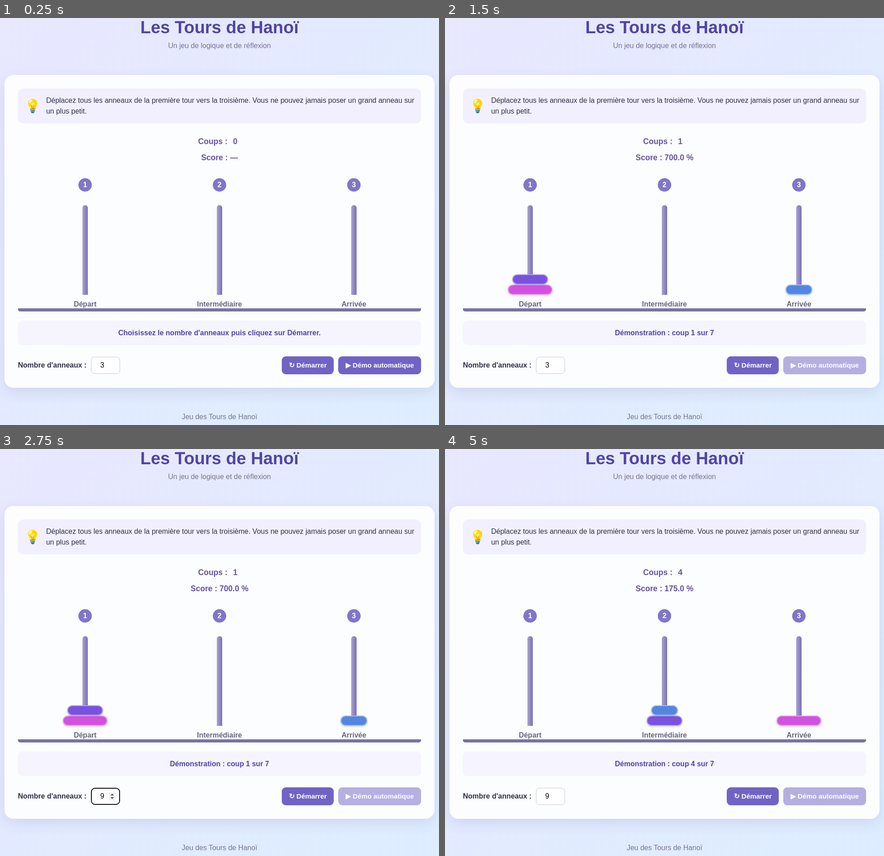
Above: before the commit, frames 1-4 (two rows, left to right).
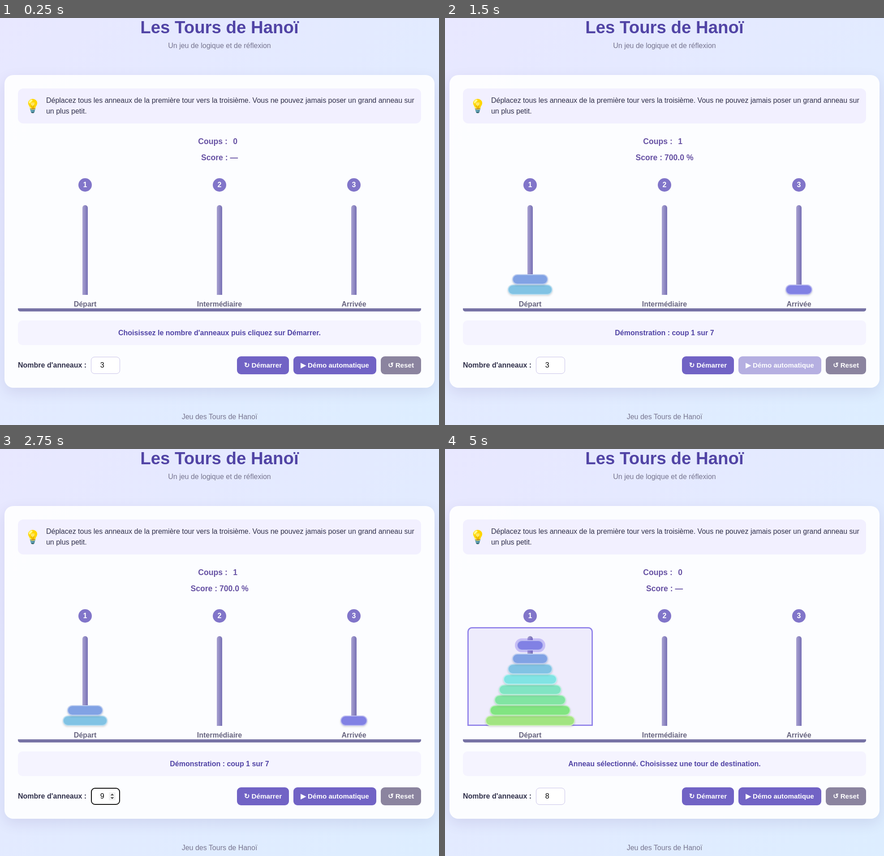
Above: after the commit, the same moments.

Repository: kathosseni/hanoi-game
Game: browser game, page index.html
The game is run twice, just before and just after one commit, with the same random seed, the same clock (stepped at 60 frames per second) and the same inputs.
Inputs (mouse positions are in pixels of both pictures, inside the frame that each line leads up to):
- Up to frame 1 (0.25 s): no input
- Up to frame 2 (1.5 s): click "▶ Démo automatique" at 0.27 s; click (528, 245) at 1.27 s
- Up to frame 3 (2.75 s): click "↻ Démarrer" at 1.87 s; click "▶ Démo automatique" at 2.02 s; click (105, 794) at 2.47 s; type "9" at 2.47 s; tap Enter at 2.5 s
- Up to frame 4 (5 s): click (800, 676) at 3.07 s; click (778, 794) at 3.27 s, where only the run after the commit has a clickable "▶ Démo automatique"; click (528, 721) at 3.67 s; click (528, 689) at 4.27 s; click (844, 794) at 4.52 s, where only the run after the commit has a clickable "↺ Reset"; click (528, 709) at 4.87 s

The runs differ from the first frame. In frame 1, 1.1% of the frame differs, in the area x 53-96%, y 83-88%; in frame 2, 2.0%; in frame 3, 2.0%; in frame 4, 5.4%, in the area x 5-96%, y 29-88%.

Commit message:
Reset button added

Diff:
--- a/index.html
+++ b/index.html
@@ -33,7 +33,8 @@
             </div>
 
             <div class="score">
-                Score : <span id="score">—</span>
+                <span id="libelle-score">Score :</span>
+                <span id="score">—</span>
             </div>
 
             <div id="plateau">
@@ -80,6 +81,8 @@
                 <div class="boutons">
                     <button id="btn-demarrer">↻ Démarrer</button>
                     <button id="btn-demo">▶ Démo automatique</button>
+                    <button id="btn-reset">↺ Reset</button>
+                </div>
                 </div>
 
             </div>
--- a/script.js
+++ b/script.js
@@ -3,9 +3,8 @@
    VARIABLES DU JEU
 ============================== */
 
-// Chaque tableau représente une tour.
-// Le dernier élément est l'anneau situé au sommet.
-
+// État du jeu : trois tableaux représentant les trois tours.
+// Le dernier élément de chaque tableau est l'anneau du dessus.
 let etatJeu = [[], [], []];
 
 let tourSelectionnee = null;
@@ -13,22 +12,30 @@
 let tourInvalide = null;
 
 let nombreAnneaux = 0;
-
-// Gestion de la démonstration
+let nombreCoups = 0;
+let score = 0;
+
 let demoEnCours = false;
 let jetonDemo = 0;
 
-let nombreCoups = 0;
-let score = 0;
-
-// Éléments HTML
+
+/* ==============================
+   ÉLÉMENTS HTML
+============================== */
+
 const tours = document.querySelectorAll(".tour");
 const champNbAnneaux = document.querySelector("#nb-anneaux");
+
 const boutonDemarrer = document.querySelector("#btn-demarrer");
 const boutonDemo = document.querySelector("#btn-demo");
+const boutonReset = document.querySelector("#btn-reset");
+
 const message = document.querySelector("#message");
-const compteurCoups = document.getElementById("compteur-coups");
-const affichageScore = document.getElementById("score");
+
+const compteurCoups = document.querySelector("#compteur-coups");
+const affichageScore = document.querySelector("#score");
+const libelleScore = document.querySelector("#libelle-score");
+
 
 /* ==============================
    VÉRIFICATION DES DÉPLACEMENTS
@@ -36,28 +43,26 @@
 
 function deplacementValide(de, vers) {
 
-    // Vérification des indices
-    if (de < 0 || de > 2 || vers < 0 || vers > 2) {
-        return false;
-    }
-
-    // Une tour ne peut pas être sa propre destination
-    if (de === vers) {
+    // Vérifier les indices des tours
+    if (
+        de < 0 || de > 2 ||
+        vers < 0 || vers > 2 ||
+        de === vers
+    ) {
         return false;
     }
 
     const pileDepart = etatJeu[de];
     const pileDestination = etatJeu[vers];
 
-    // La tour de départ doit contenir un anneau
+    // Vérifier que la tour de départ n'est pas vide
     if (pileDepart.length === 0) {
         return false;
     }
 
-    const anneauDeplace =
-        pileDepart[pileDepart.length - 1];
-
-    // Une tour vide accepte n'importe quel anneau
+    const anneauDeplace = pileDepart[pileDepart.length - 1];
+
+    // Une tour vide peut recevoir n'importe quel anneau
     if (pileDestination.length === 0) {
         return true;
     }
@@ -78,9 +83,10 @@
 
     tours.forEach((tour, index) => {
 
-        // L'affichage est reconstruit depuis l'état du jeu
+        // Vider le contenu de la tour
         tour.innerHTML = "";
 
+        // Gérer la sélection et les erreurs
         tour.classList.toggle(
             "selectionnee",
             tourSelectionnee === index
@@ -91,26 +97,23 @@
             tourInvalide === index
         );
 
-        // Création des anneaux de la tour
-        etatJeu[index].forEach((taille) => {
+        // Créer les anneaux à partir de l'état du jeu
+        etatJeu[index].forEach(taille => {
 
             const anneau = document.createElement("div");
 
             anneau.classList.add("anneau");
 
-            // Largeur proportionnelle à la taille
-            anneau.style.width =
-                (40 + taille * 20) + "px";
+            // Largeur proportionnelle à la taille de l'anneau
+            anneau.style.width = (40 + taille * 20) + "px";
 
             // Couleur différente selon la taille
-            const teinte = (taille * 38 + 180) % 360;
-
             anneau.style.backgroundColor =
-                `hsl(${teinte}, 70%, 60%)`;
-
-            // Mise en évidence de l'anneau sélectionné
+                `hsl(${260 - taille * 20}, 65%, 70%)`;
+
+            // Mettre en évidence uniquement l'anneau du dessus
             if (
-                tourSelectionnee === index &&
+                index === tourSelectionnee &&
                 taille === anneauSelectionne
             ) {
                 anneau.classList.add("selectionne");
@@ -123,62 +126,107 @@
 
 
 /* ==============================
-   DÉMARRAGE / RÉINITIALISATION
+   COMPTEUR ET SCORE
+============================== */
+
+// Calculer le score en fonction du nombre minimal de coups
+function calculerScore() {
+
+    const coupsMinimum = Math.pow(2, nombreAnneaux) - 1;
+
+    if (nombreCoups === 0) {
+        score = 0;
+    } else {
+        score = (coupsMinimum / nombreCoups) * 100;
+    }
+
+    return score;
+}
+
+
+// Afficher le score
+function afficherScore() {
+
+    const resultat = calculerScore();
+
+    affichageScore.textContent =
+        nombreCoups === 0
+            ? "—"
+            : resultat.toFixed(1) + " %";
+}
+
+
+// Enregistrer un déplacement valide
+function enregistrerCoup() {
+
+    nombreCoups++;
+
+    compteurCoups.textContent = nombreCoups;
+
+    afficherScore();
+}
+
+
+/* ==============================
+   DÉMARRER UNE NOUVELLE PARTIE
 ============================== */
 
 function demarrer() {
 
-    // Invalidation d'une éventuelle démonstration en cours
+    // Interrompre une éventuelle démonstration
     jetonDemo++;
-
     demoEnCours = false;
+
     boutonDemo.disabled = false;
 
-    // Réinitialisation du compteur de coups
-    nombreCoups = 0;
-    compteurCoups.textContent = nombreCoups;
-    score = 0;
-    affichageScore.textContent = "—";
-
-    // Lecture du nombre d'anneaux
-    let valeur = parseInt(champNbAnneaux.value, 10);
-
-    if (Number.isNaN(valeur)) {
-        valeur = 3;
-    }
-
-    // Limitation entre 1 et 8
-    nombreAnneaux = Math.max(1, Math.min(8, valeur));
+    // Lire et limiter le nombre d'anneaux entre 1 et 8
+    nombreAnneaux = parseInt(champNbAnneaux.value, 10);
+
+    if (isNaN(nombreAnneaux)) {
+        nombreAnneaux = 3;
+    }
+
+    nombreAnneaux = Math.max(1, Math.min(8, nombreAnneaux));
 
     champNbAnneaux.value = nombreAnneaux;
 
-    // Réinitialisation des trois tours
+    // Réinitialiser les trois tours
     etatJeu = [[], [], []];
 
-    // Tous les anneaux sont placés sur la première tour
+    // Placer tous les anneaux sur la première tour
     for (let i = nombreAnneaux; i >= 1; i--) {
         etatJeu[0].push(i);
     }
 
-    // Réinitialisation des sélections
+    // Réinitialiser les sélections
     tourSelectionnee = null;
     anneauSelectionne = null;
     tourInvalide = null;
 
+    // Réinitialiser le compteur
+    nombreCoups = 0;
+    compteurCoups.textContent = nombreCoups;
+
+    // Réinitialiser le score
+    score = 0;
+    affichageScore.textContent = "—";
+    libelleScore.textContent = "Score :";
+
+    // Afficher le message
     message.textContent =
-        "Partie démarrée ! Déplacez les anneaux vers la troisième tour.";
+        "Nouvelle partie ! Déplacez les anneaux vers la troisième tour.";
 
     rendre();
 }
 
 
 /* ==============================
-   DÉPLACEMENTS MANUELS
+   JEU MANUEL
 ============================== */
 
 function cliquerTour(index) {
 
-    // Les clics sont ignorés pendant la démonstration
+    // Ignorer les clics pendant la démonstration
     if (demoEnCours) {
         return;
     }
@@ -187,27 +235,27 @@
 
     const pile = etatJeu[index];
 
-    // Aucun anneau n'est sélectionné
+    // Aucun anneau n'est actuellement sélectionné
     if (tourSelectionnee === null) {
 
-        // La tour est vide
+        // Empêcher la sélection d'une tour vide
         if (pile.length === 0) {
 
             if (nombreAnneaux === 0) {
                 message.textContent =
                     "Cette tour est vide. Cliquez sur Démarrer pour jouer.";
             } else {
-                message.textContent =
-                    "Cette tour est vide.";
+                message.textContent = "Cette tour est vide.";
             }
 
             rendre();
             return;
         }
 
-        // Sélection du dernier anneau de la pile
+        // Sélectionner uniquement l'anneau du dessus
+        anneauSelectionne = pile[pile.length - 1];
+
         tourSelectionnee = index;
-        anneauSelectionne = pile[pile.length - 1];
 
         message.textContent =
             "Anneau sélectionné. Choisissez une tour de destination.";
@@ -216,7 +264,7 @@
         return;
     }
 
-    // Un clic sur la même tour annule la sélection
+    // Cliquer à nouveau sur la tour sélectionnée annule la sélection
     if (tourSelectionnee === index) {
 
         tourSelectionnee = null;
@@ -228,7 +276,7 @@
         return;
     }
 
-    // Vérification de la validité du déplacement
+    // Vérifier si le déplacement est autorisé
     if (!deplacementValide(tourSelectionnee, index)) {
 
         tourInvalide = index;
@@ -240,18 +288,15 @@
         return;
     }
 
-    // Déplacement de l'anneau
+    // Effectuer le déplacement
     const anneau = etatJeu[tourSelectionnee].pop();
 
     etatJeu[index].push(anneau);
 
-    // Increment du compteur de coups
-    nombreCoups++;
-    compteurCoups.textContent = nombreCoups;
-    afficherScore();
-
-
-    // Réinitialisation de la sélection
+    // Incrémenter le compteur et actualiser le score
+    enregistrerCoup();
+
+    // Réinitialiser les sélections
     tourSelectionnee = null;
     anneauSelectionne = null;
     tourInvalide = null;
@@ -260,65 +305,14 @@
 
     rendre();
 
+    // Vérifier si la partie est terminée
     verifierVictoire();
 }
 
-// ==============================
-// CALCUL DU SCORE
-// ==============================
-
-function calculerScore() {
-    const coupsMinimum = Math.pow(2, nombreAnneaux) - 1;
-
-    if (nombreCoups === 0) {
-        score = 0;
-    } else {
-        score = (coupsMinimum / nombreCoups) * 100;
-    }
-
-    return score;
-}
-
-function afficherScore() {
-    const resultat = calculerScore();
-
-    affichageScore.textContent =
-        nombreCoups === 0
-            ? "—"
-            : resultat.toFixed(1) + " %";
-}
-
-
-/* ==============================
-   VÉRIFICATION DE LA VICTOIRE
-============================== */
-
-function verifierVictoire() {
-
-    if (
-        nombreAnneaux > 0 &&
-        etatJeu[2].length === nombreAnneaux
-    ) {
-
-        message.textContent =
-            "🎉 Félicitations ! Vous avez résolu les Tours de Hanoï !";
-
-        tourSelectionnee = null;
-        anneauSelectionne = null;
-
-        rendre();
-    }
-}
-
-
-/* ==============================
-   CALCUL DE LA SOLUTION
-============================== */
-
-// Cette fonction calcule uniquement la liste des coups.
-// Elle ne modifie ni etatJeu ni le DOM.
-//
-// Chaque coup est un tableau : [tourDepart, tourArrivee].
+
+/* ==============================
+   CALCUL RÉCURSIF DE LA SOLUTION
+============================== */
 
 function resoudre(n, de, vers, via) {
 
@@ -326,7 +320,7 @@
 
     function deplacer(nombre, depart, arrivee, intermediaire) {
 
-        // Cas de base : un seul anneau
+        // Cas de base : déplacer un seul anneau
         if (nombre === 1) {
 
             coups.push([depart, arrivee]);
@@ -334,7 +328,7 @@
             return;
         }
 
-        // Étape 1 : déplacer les anneaux supérieurs vers la tour intermédiaire
+        // Déplacer n - 1 anneaux vers la tour intermédiaire
         deplacer(
             nombre - 1,
             depart,
@@ -342,10 +336,10 @@
             arrivee
         );
 
-        // Étape 2 : déplacer le plus grand anneau vers la destination
+        // Déplacer le plus grand anneau vers la destination
         coups.push([depart, arrivee]);
 
-        // Étape 3 : déplacer les anneaux intermédiaires vers la destination
+        // Déplacer les n - 1 anneaux vers la destination
         deplacer(
             nombre - 1,
             intermediaire,
@@ -354,7 +348,6 @@
         );
     }
 
-    // Calcul de la solution
     deplacer(n, de, vers, via);
 
     return coups;
@@ -362,7 +355,7 @@
 
 
 /* ==============================
-   FONCTION D'ATTENTE
+   ATTENTE ENTRE LES DÉPLACEMENTS
 ============================== */
 
 function attendre(delai) {
@@ -374,48 +367,47 @@
 
 
 /* ==============================
-   REJEU DES COUPS
-============================== */
-
-// Cette fonction reçoit une liste de coups déjà calculée.
-// Elle les exécute un par un avec un délai.
+   REJOUER LA SOLUTION
+============================== */
 
 async function rejouer(coups) {
 
+    // Mémoriser le jeton de cette démonstration
     const monJeton = jetonDemo;
 
     for (let i = 0; i < coups.length; i++) {
 
-        // Pause entre deux déplacements
+        // Attendre avant chaque déplacement
         await attendre(650);
 
-        // Arrêt si la démonstration a été annulée
+        // Vérifier si la démonstration a été interrompue
         if (monJeton !== jetonDemo) {
             return false;
         }
 
         const [de, vers] = coups[i];
 
-        // Vérification de la règle du jeu
+        // Vérifier le déplacement
         if (!deplacementValide(de, vers)) {
+
+            message.textContent =
+                "Erreur : déplacement invalide pendant la démonstration.";
+
             return false;
         }
 
-        // Déplacement réel dans l'état du jeu
+        // Effectuer le déplacement
         const anneau = etatJeu[de].pop();
 
         etatJeu[vers].push(anneau);
 
-        // Increment du compteur de coups
-        nombreCoups++;
-        compteurCoups.textContent = nombreCoups;
-        afficherScore();
-
-        // Affichage de la progression
+        // Incrémenter le compteur et actualiser le score
+        enregistrerCoup();
+
+        // Afficher la progression
         message.textContent =
             `Démonstration : coup ${i + 1} sur ${coups.length}`;
 
-        // Actualisation visuelle
         rendre();
     }
 
@@ -424,58 +416,142 @@
 
 
 /* ==============================
-   LANCEMENT DE LA DÉMONSTRATION
+   DÉMONSTRATION AUTOMATIQUE
 ============================== */
 
 async function lancerDemo() {
 
-    // Empêche plusieurs démonstrations simultanées
     if (demoEnCours) {
         return;
     }
 
-    // Démarre une nouvelle partie
+    // Démarrer une nouvelle partie
     demarrer();
 
     demoEnCours = true;
+
     boutonDemo.disabled = true;
 
-    // Calcule la liste des coups
-    const coups = resoudre(
-        nombreAnneaux,
-        0,
-        2,
-        1
-    );
+    // Calculer la liste des déplacements
+    const coups = resoudre(nombreAnneaux, 0, 2, 1);
 
     message.textContent =
         `Début de la démonstration : ${coups.length} coups à effectuer.`;
 
-    // Rejoue les coups calculés
+    // Exécuter les déplacements
     const termine = await rejouer(coups);
 
-    // Vérifie si la démonstration a été annulée
-    if (!termine) {
+    // Si une autre action a interrompu la démonstration,
+    // ne pas modifier l'état du nouveau jeu
+    if (!demoEnCours) {
         return;
     }
 
     demoEnCours = false;
+
     boutonDemo.disabled = false;
 
-    // Vérification de la victoire
-    verifierVictoire();
-}
-
-
-/* ==============================
-   ÉCOUTEURS D'ÉVÉNEMENTS
-============================== */
-
-// Bouton de démarrage
+    // Vérifier la victoire si la démonstration est terminée
+    if (termine) {
+        verifierVictoire();
+    }
+}
+
+
+/* ==============================
+   VÉRIFICATION DE LA VICTOIRE
+============================== */
+
+function verifierVictoire() {
+
+    if (
+        nombreAnneaux > 0 &&
+        etatJeu[2].length === nombreAnneaux
+    ) {
+
+        // Transformer le score en score final
+        libelleScore.textContent = "Score final :";
+
+        // Actualiser le score
+        afficherScore();
+
+        // Message de victoire
+        message.textContent =
+            `🎉 Félicitations ! Vous avez résolu les Tours de Hanoï en ${nombreCoups} coups !`;
+
+        // Effacer les sélections
+        tourSelectionnee = null;
+        anneauSelectionne = null;
+        tourInvalide = null;
+
+        rendre();
+    }
+}
+
+
+/* ==============================
+   RÉINITIALISATION DU JEU
+============================== */
+
+function reset() {
+
+    // Interrompre une éventuelle démonstration
+    jetonDemo++;
+
+    demoEnCours = false;
+
+    boutonDemo.disabled = false;
+
+    // Réinitialiser les tours
+    etatJeu = [[], [], []];
+
+    // Remettre les anneaux sur la première tour
+    for (let i = nombreAnneaux; i >= 1; i--) {
+        etatJeu[0].push(i);
+    }
+
+    // Réinitialiser les sélections
+    tourSelectionnee = null;
+    anneauSelectionne = null;
+    tourInvalide = null;
+
+    // Réinitialiser le compteur
+    nombreCoups = 0;
+    compteurCoups.textContent = nombreCoups;
+
+    // Réinitialiser le score
+    score = 0;
+    affichageScore.textContent = "—";
+    libelleScore.textContent = "Score :";
+
+    // Afficher le message adapté
+    if (nombreAnneaux > 0) {
+
+        message.textContent =
+            "Jeu réinitialisé. Vous pouvez recommencer !";
+
+    } else {
+
+        message.textContent =
+            "Choisissez le nombre d'anneaux puis cliquez sur Démarrer.";
+    }
+
+    rendre();
+}
+
+
+/* ==============================
+   ÉVÉNEMENTS
+============================== */
+
+// Bouton Démarrer
 boutonDemarrer.addEventListener("click", demarrer);
 
-// Bouton de démonstration
+// Bouton Démo automatique
 boutonDemo.addEventListener("click", lancerDemo);
+
+// Bouton Reset
+boutonReset.addEventListener("click", reset);
 
 // Clics sur les trois tours
 tours.forEach((tour, index) => {
@@ -483,12 +559,7 @@
     tour.addEventListener("click", () => {
         cliquerTour(index);
     });
-
 });
 
-
-/* ==============================
-   INITIALISATION
-============================== */
-
+// Affichage initial
 rendre();
--- a/style.css
+++ b/style.css
@@ -298,6 +298,14 @@
     cursor: not-allowed;
 }
 
+#btn-reset {
+    background: #8b849f;
+}
+
+#btn-reset:hover:not(:disabled) {
+    background: #6e667f;
+}
+
 /* ==============================
    PIED DE PAGE
 ============================== */
